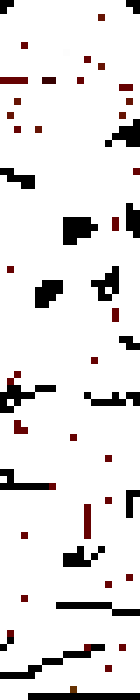
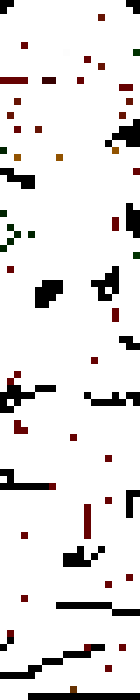
The second 140×700 image is a revision of the first. Changes to its layers:
painted on "level1.ppm" over left=0, top=49, right=140, bottom=259
